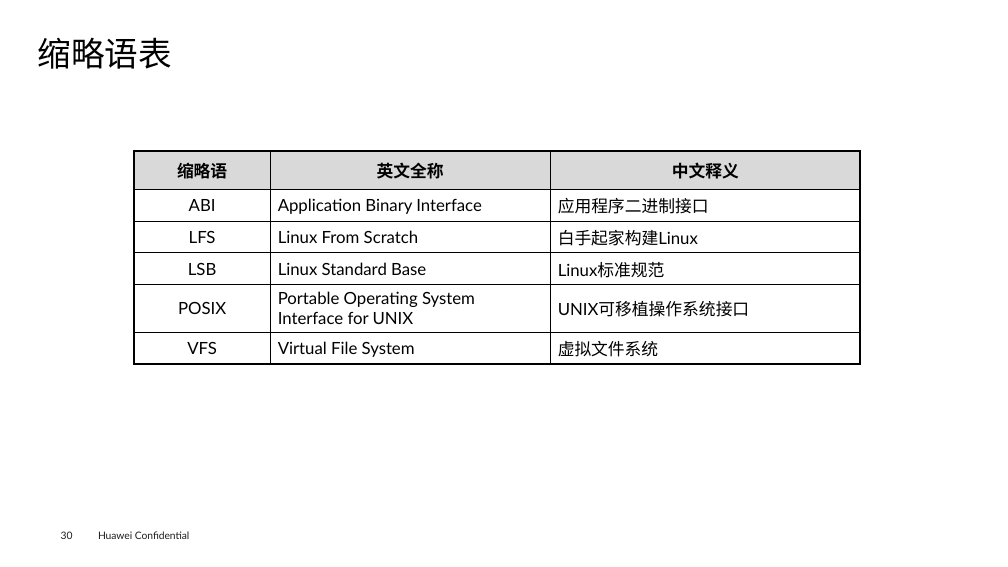
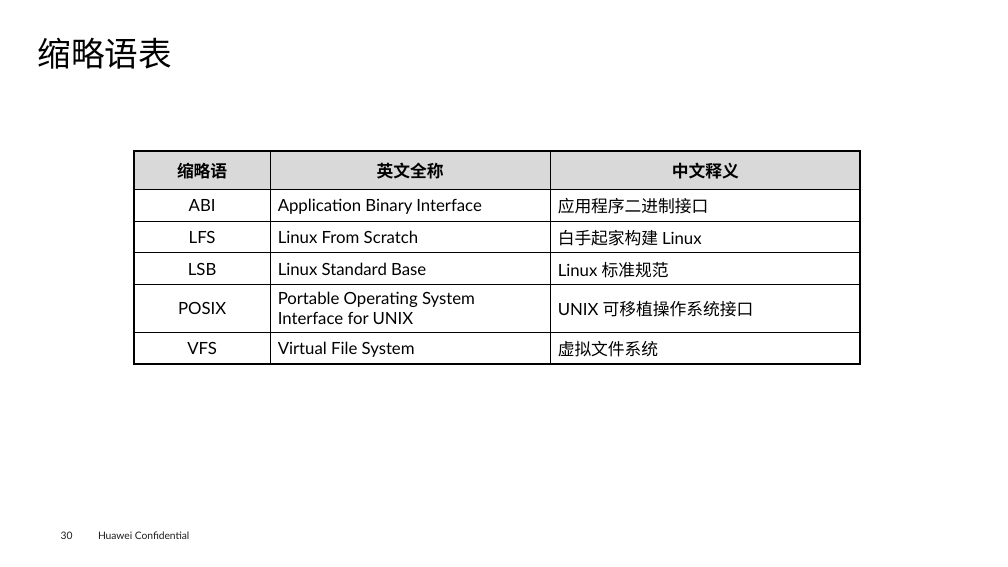
Before and after one commit to openeuler-mirror/lfs-course, a slide deck: slide 31 of lfs-7.7-systemd/documents/LFS-on-opnEuler_v1.3.pptx. Drawn at 1008x567 pixels with LibreOffice and Linux fonts; fonts in the diff are those of the drawing; background and template pictures are left out. Boxes give left, top, right and bottom in pixels: in the first picture for what was removed or moved away, otherwise in the second. Text is boxed around its words. In the diff, an @@ line names an element or a change of style, - is before the commit and + after.

```diff
--- a/lfs-7.7-systemd/documents/LFS-on-opnEuler_v1.3.pptx
+++ b/lfs-7.7-systemd/documents/LFS-on-opnEuler_v1.3.pptx
@@ table at box(134, 151, 860, 361) @@
-row 3, column 3: 白手起家构建Linux
+row 3, column 3: 白手起家构建 Linux
-row 4, column 3: Linux标准规范
+row 4, column 3: Linux 标准规范
-row 5, column 3: UNIX可移植操作系统接口
+row 5, column 3: UNIX 可移植操作系统接口
```
Also in this commit, not shown: 2 other slides changed, 1 other file.
